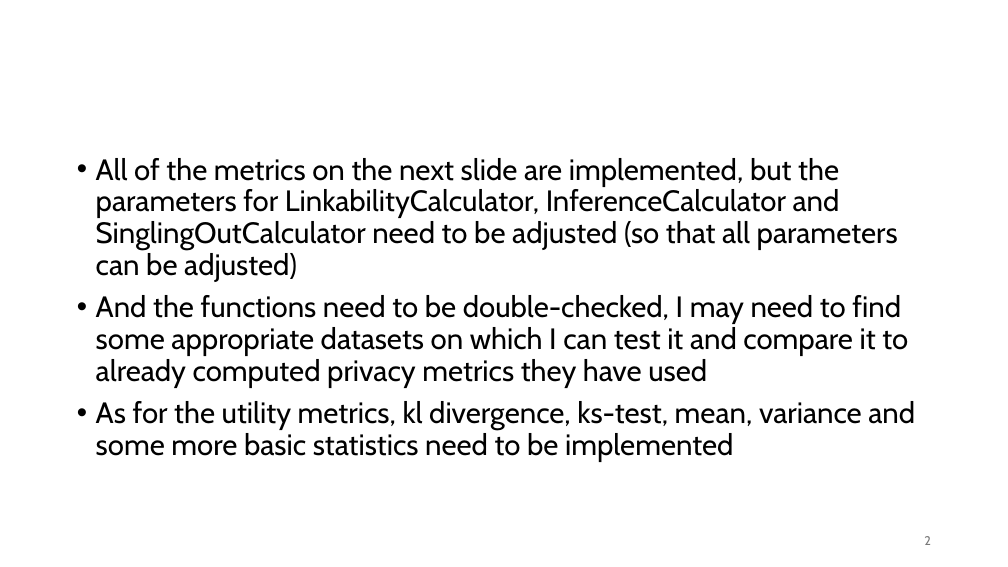
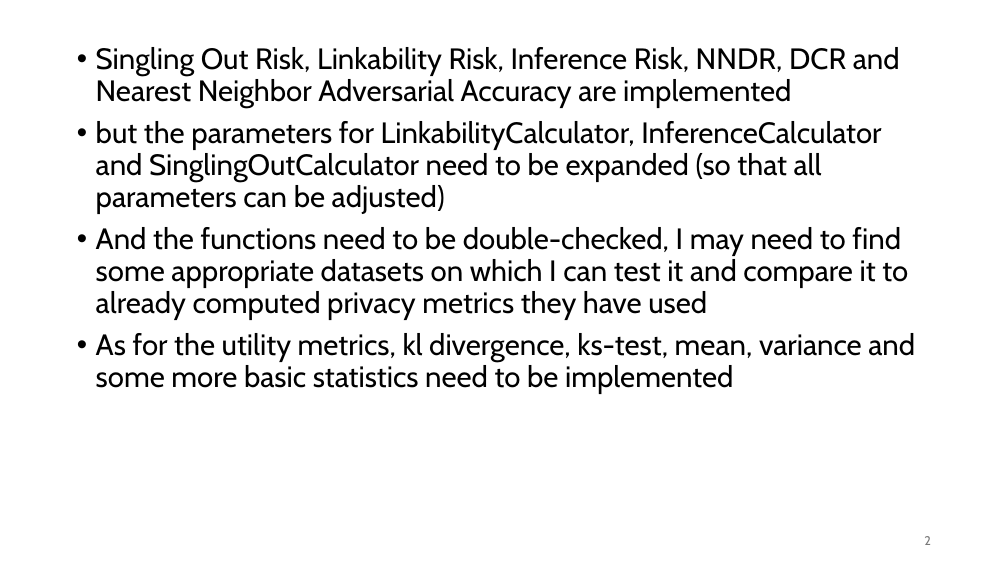
Before and after one commit to Karo2222/synprivutil, a slide deck: slide 2 of Powerpoint-Slides/Notes.pptx. Drawn at 1008x567 pixels with LibreOffice and Linux fonts; fonts in the diff are those of the drawing. Boxes give left, top, right and bottom in pixels: in the first picture for what was removed or moved away, otherwise in the second. Text is boxed around its words. In the diff, an @@ line names an element or a change of style, - is before the commit and + after.

```diff
--- a/Powerpoint-Slides/Notes.pptx
+++ b/Powerpoint-Slides/Notes.pptx
@@ text "Singling Out Risk, Linkability Risk, ...": place and size @@
-text "Singling Out Risk, Linkability Risk, ..." at [96, 158, 915, 462]
+text "Singling Out Risk, Linkability Risk, ..." at [96, 47, 915, 394]
@@ text at [96, 47, 900, 214]: text changed @@
-• All of the metrics on the next slide are implemented, but the parameters for LinkabilityCalculator, InferenceCalculator and SinglingOutCalculator need to be adjusted (so that all parameters can be adjusted)
+• Singling Out Risk, Linkability Risk, Inference Risk, NNDR, DCR and Nearest Neighbor Adversarial Accuracy are implemented
+• but the parameters for LinkabilityCalculator, InferenceCalculator and SinglingOutCalculator need to be expanded (so that all parameters can be adjusted)
```
Also in this commit, not shown: 3 other slides changed.
